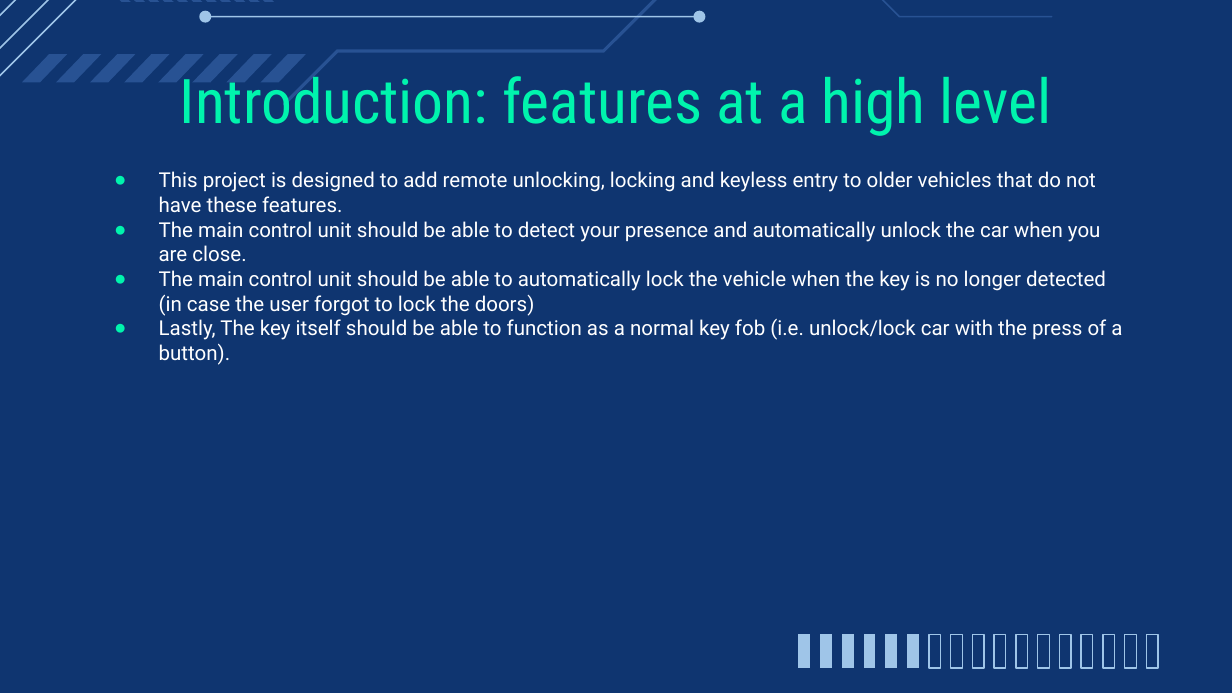
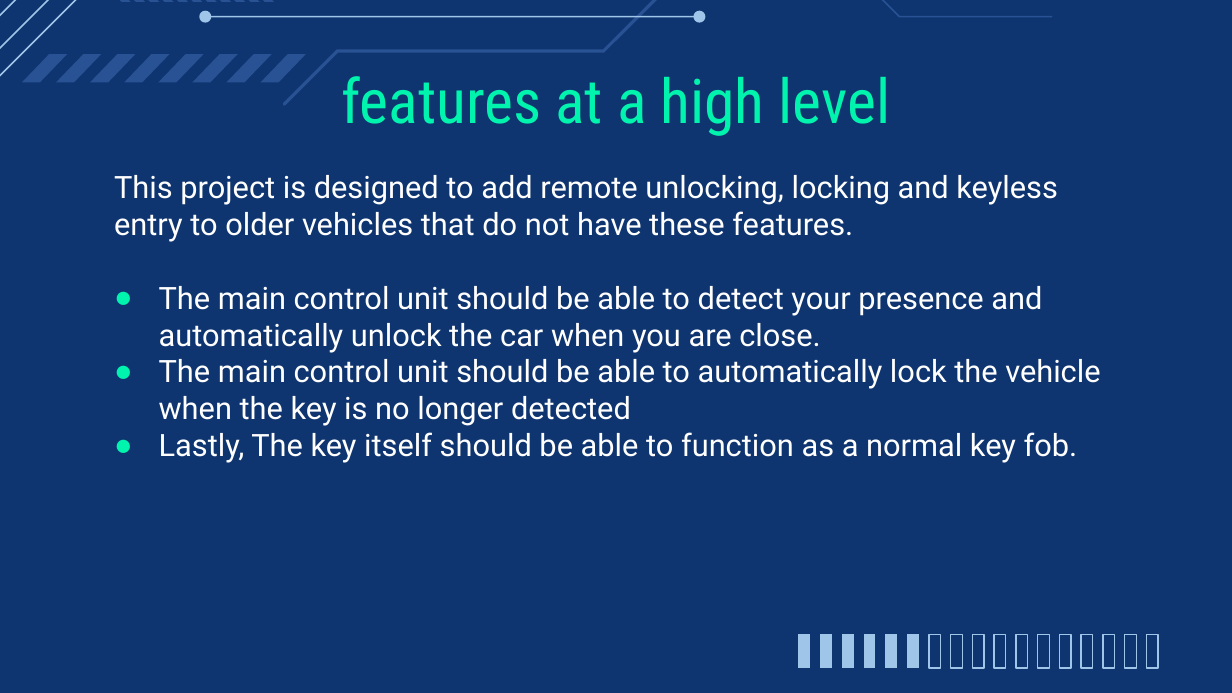
Before and after one commit to Hanover-CS/HC23-Isaac-Bevis-Senior-Project, a slide deck: slide 3 of Presentation/CS461 Proposal.pptx (slide 2 before the commit). Drawn at 1232x693 pixels with LibreOffice and Linux fonts; fonts in the diff are those of the drawing. Boxes give left, top, right and bottom in pixels: in the first picture for what was removed or moved away, otherwise in the second. Text is boxed around its words. In the diff, an @@ line names an element or a change of style, - is before the commit and + after.

```diff
--- a/Presentation/CS461 Proposal.pptx
+++ b/Presentation/CS461 Proposal.pptx
@@ title at [341,76,890,136]: text changed @@
-Introduction: features at a high level
+features at a high level
@@ text at [114,175,1058,353]: size 12 to 18 pt in "This project is designed to add remote ...", "The main control unit should be able ..."; bullet ● to none @@
@@ text at [159,359,1100,463]: text changed; size 12 to 18 pt @@
-● The main control unit should be able to automatically lock the vehicle when the key is no longer detected (in case the user forgot to lock the doors)
-● Lastly, The key itself should be able to function as a normal key fob (i.e. unlock/lock car with the press of a button).
+● The main control unit should be able to automatically lock the vehicle when the key is no longer detected
+● Lastly, The key itself should be able to function as a normal key fob.
```
Also in this commit, not shown: 1 other slide changed, 2 slides added, 1 other file.
